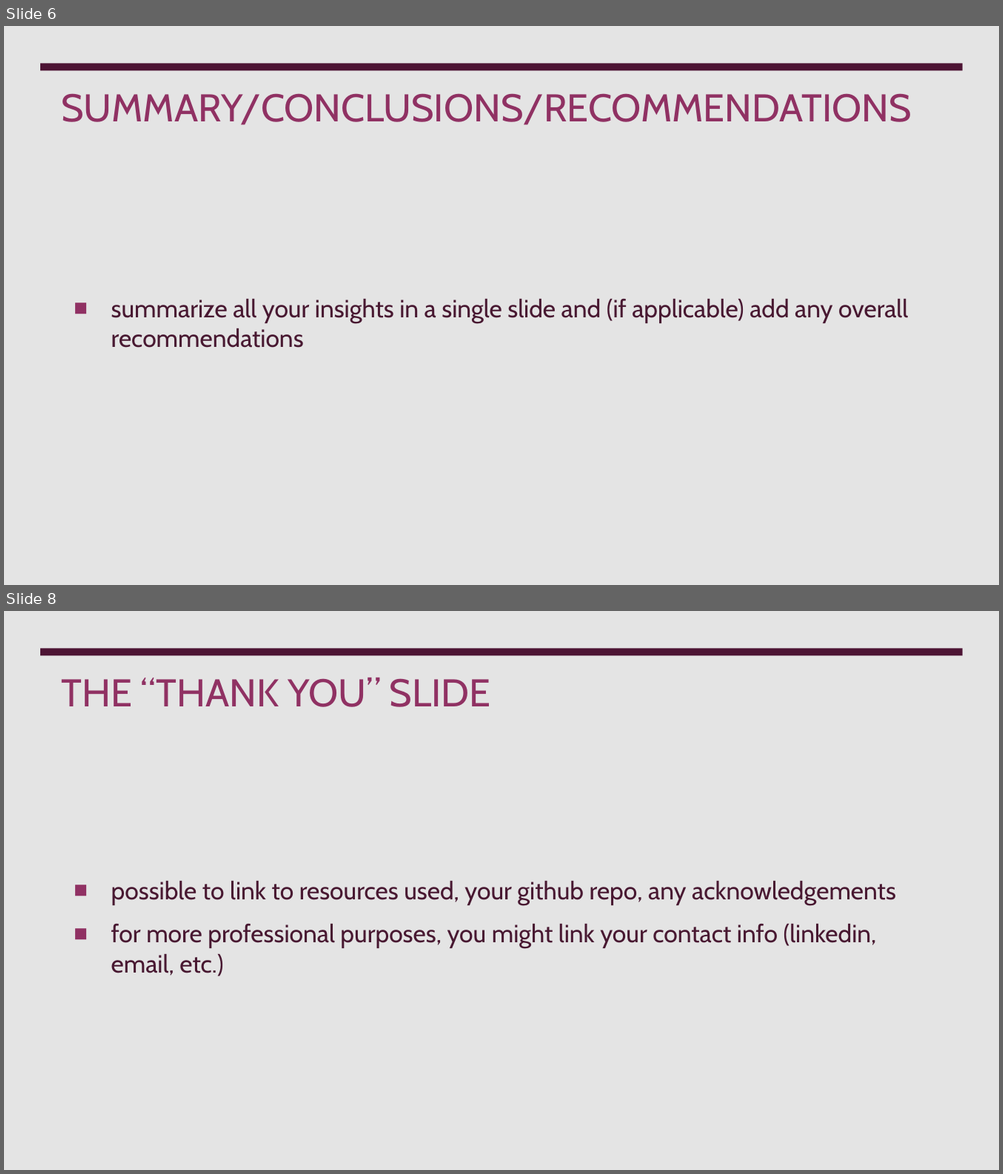
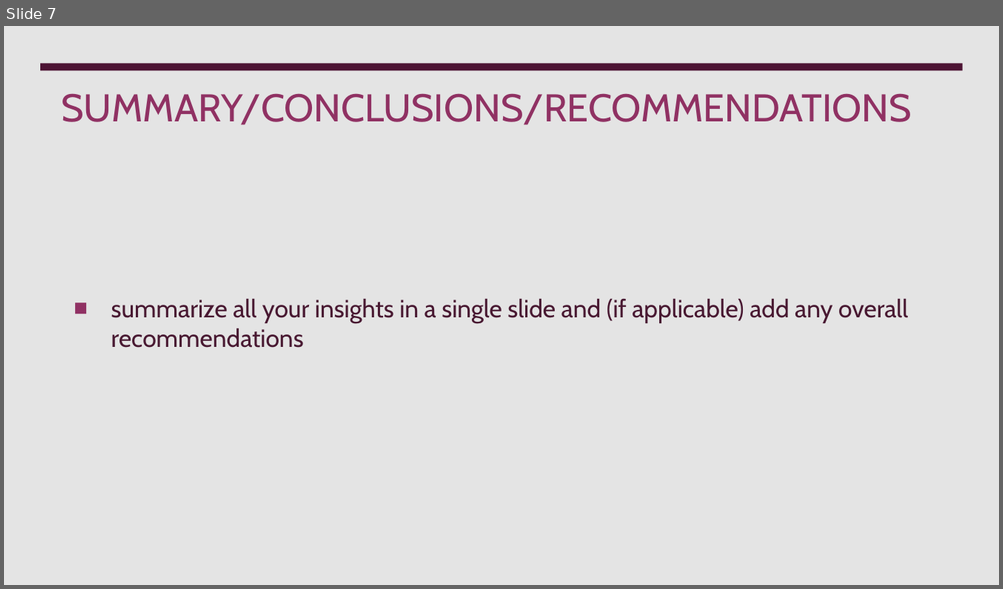
Before and after one commit to klsalcedo/red_wine_analysis, a slide deck: presentation.pptx. Shown one above the other, each under a label of ours: slides 6 and 8 before the commit, slide 7 after it; the slides between them are not shown. The pictures are 1003x1174 and 1003x589 pixels, drawn with LibreOffice and Linux fonts; fonts in the diff are those of the drawing. Boxes give left, top, right and bottom in pixels: in the first picture for what was removed or moved away, otherwise in the second. Text is boxed around its words. In the diff, an @@ line names an element or a change of style, - is before the commit and + after.

```diff
--- a/presentation.pptx
+++ b/presentation.pptx
@@ slide 8 removed at box(4, 611, 999, 1170), background #EBEBEB @@
@@ rectangle removed at box(4, 611, 999, 1170) @@
@@ rectangle removed at box(41, 649, 963, 655) @@
@@ title removed at box(62, 678, 491, 707) @@
-THE “THANK YOU” SLIDE
@@ text removed at box(111, 880, 896, 977) @@
-■ possible to link to resources used, your github repo, any acknowledgements
-■ for more professional purposes, you might link your contact info (linkedin, email, etc.)
@@ what was slide 6 is now slide 7 @@
```
Also in this commit, not shown: 4 slides changed, 3 slides added, 1 other slide removed, 2 other files.
